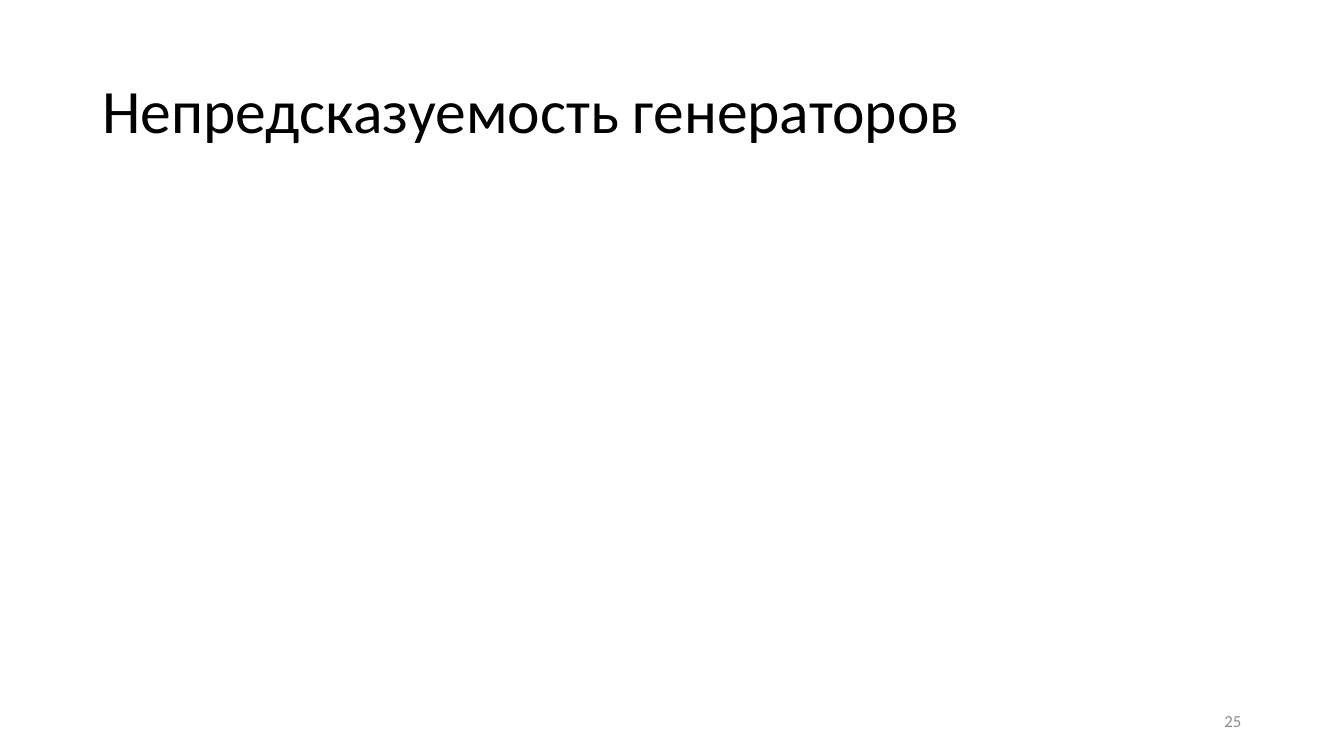
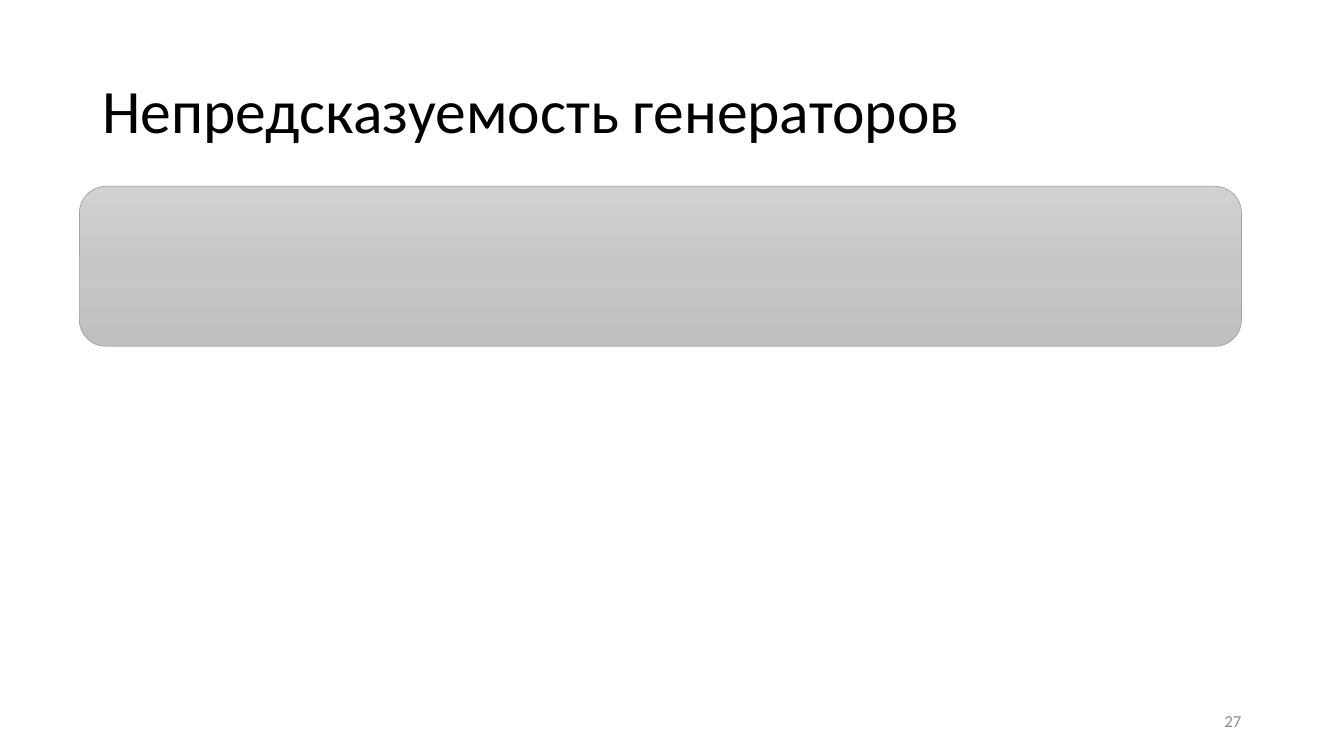
Before and after one commit to CryptoCourse/CryptoLectures, a slide deck: slide 27 of Lectures/Lecture2.pptx (slide 25 before the commit). Drawn at 1344x756 pixels with LibreOffice and Linux fonts; fonts in the diff are those of the drawing; grey boxes stand for pictures. Boxes give left, top, right and bottom in pixels: in the first picture for what was removed or moved away, otherwise in the second. Text is boxed around its words. In the diff, an @@ line names an element or a change of style, - is before the commit and + after.

```diff
--- a/Lectures/Lecture2.pptx
+++ b/Lectures/Lecture2.pptx
@@ rounded rectangle added at (80, 187, 1242, 347), fill gradient #D2D2D2 to #C8C8C8 to #C0C0C0, outline #A5A5A5 0.5 pt @@
@@ page number at (1224, 716, 1241, 727): text changed @@
-25
+27
```
Also in this commit, not shown: 4 other slides changed, 9 slides added, 5 slides removed, 1 other file.
